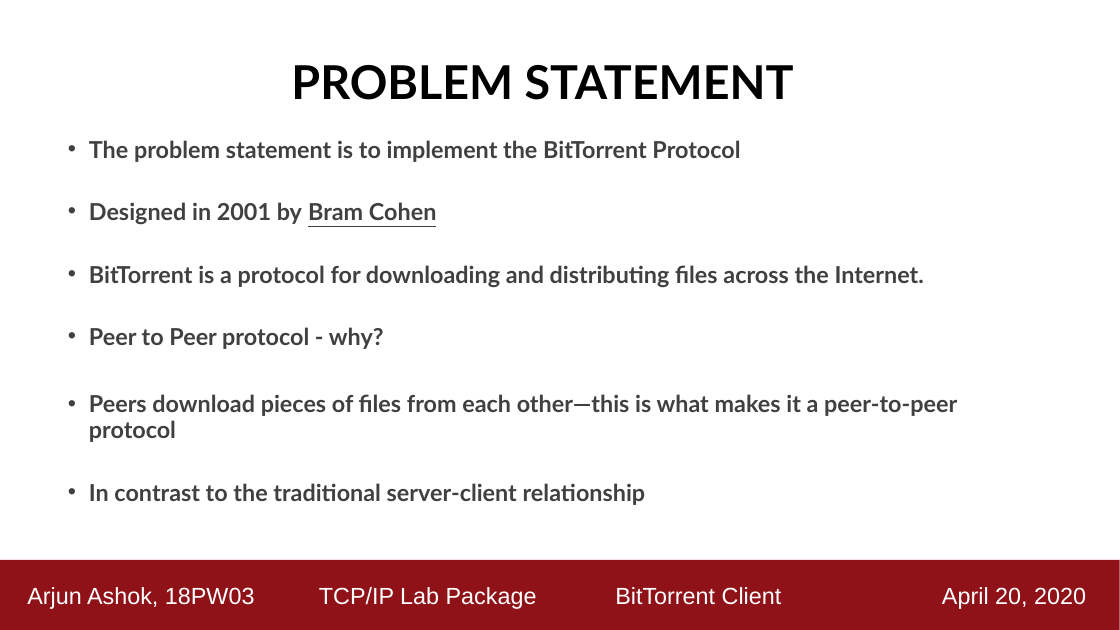
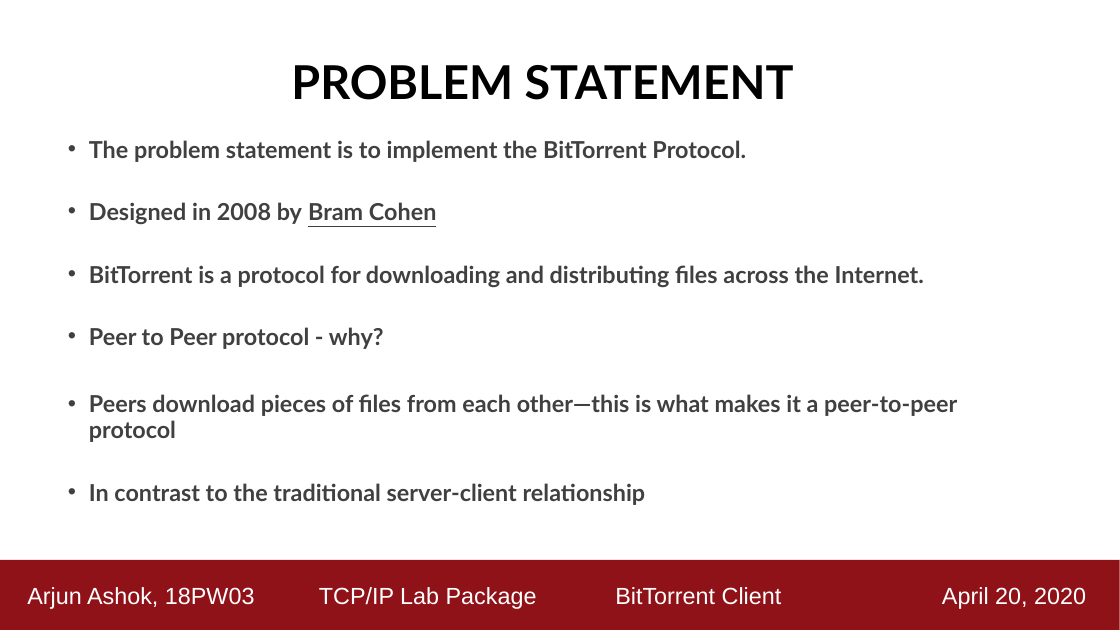
Before and after one commit to ashok-arjun/Torrenter, a slide deck: slide 3 of Demo_Presentation.pptx. Drawn at 1120x630 pixels with LibreOffice and Linux fonts; fonts in the diff are those of the drawing. Boxes give left, top, right and bottom in pixels: in the first picture for what was removed or moved away, otherwise in the second. Text is boxed around its words. In the diff, an @@ line names an element or a change of style, - is before the commit and + after.

```diff
--- a/Demo_Presentation.pptx
+++ b/Demo_Presentation.pptx
@@ text at <box>89,140,746,224</box>: text changed @@
-• The problem statement is to implement the BitTorrent Protocol
-• Designed in 2001 by Bram Cohen
+• The problem statement is to implement the BitTorrent Protocol.
+• Designed in 2008 by Bram Cohen
```
Also in this commit, not shown: 9 other slides changed, 9 slides added, 39 other files.
